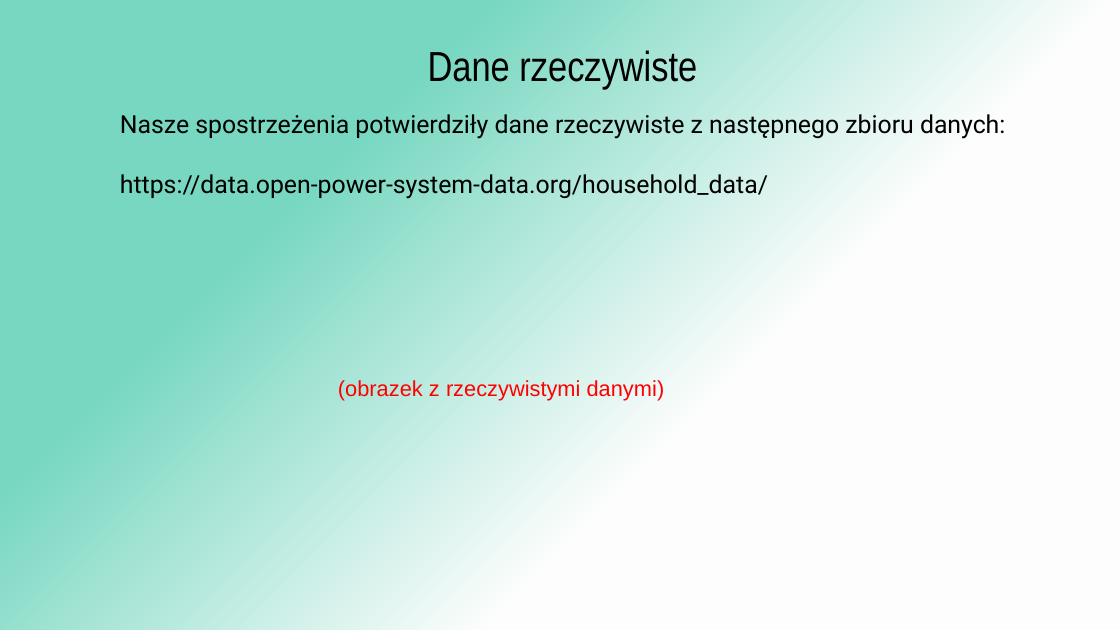
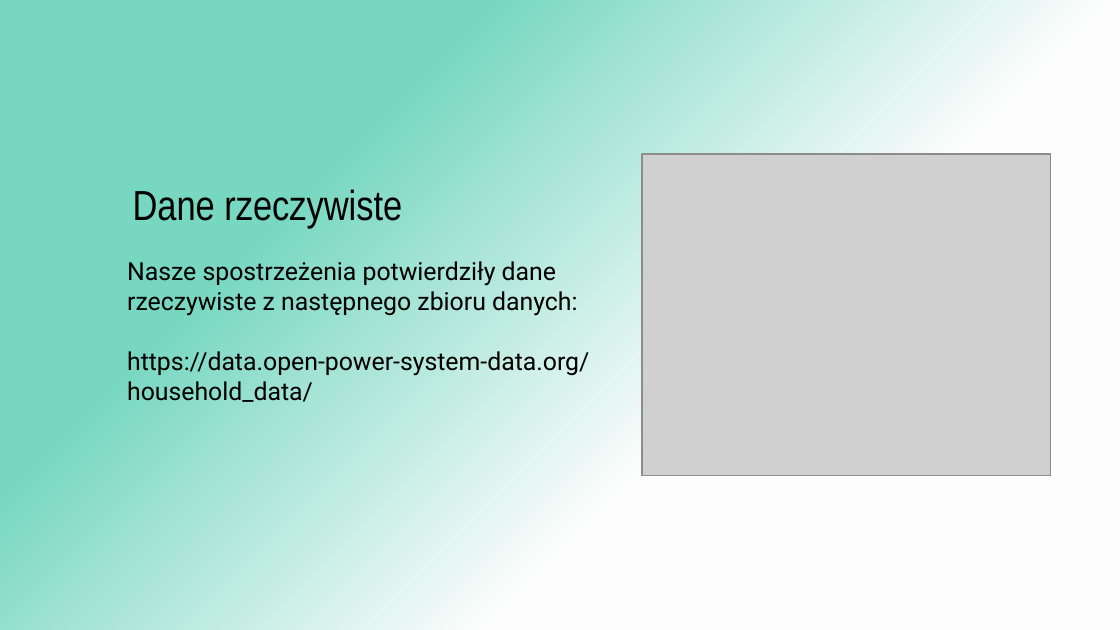
Before and after one commit to knmlprz/BITEhack-Untitled.ipynb, a slide deck: slide 7 of BITEhack-Untitled.ipynb.pptx. Drawn at 1120x630 pixels with LibreOffice and Linux fonts; fonts in the diff are those of the drawing; grey boxes stand for pictures. Boxes give left, top, right and bottom in pixels: in the first picture for what was removed or moved away, otherwise in the second. Text is boxed around its words. In the diff, an @@ line names an element or a change of style, - is before the commit and + after.

```diff
--- a/BITEhack-Untitled.ipynb.pptx
+++ b/BITEhack-Untitled.ipynb.pptx
@@ title "Dane rzeczywiste": place and size @@
-title "Dane rzeczywiste" at [428, 50, 697, 90]
+title "Dane rzeczywiste" at [133, 189, 402, 229]
@@ picture added at [642, 155, 1051, 476] @@
@@ text "Nasze spostrzeżenia potwierdziły dane rzeczywiste ..." rewrapped from [120, 114, 1005, 199] to [127, 261, 589, 402] @@
@@ text removed at [338, 380, 665, 401] @@
-(obrazek z rzeczywistymi danymi)
```
Also in this commit, not shown: 6 other slides changed.
